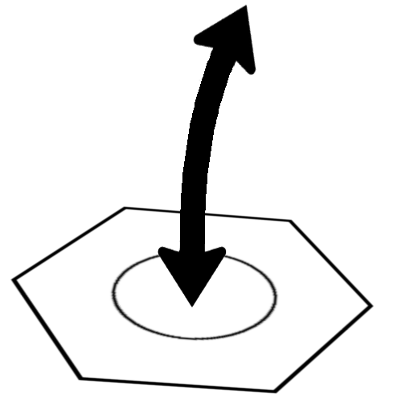
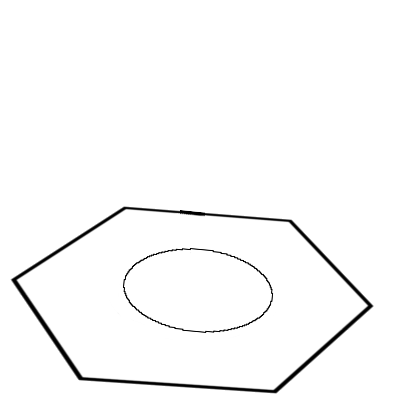
Comparing the layer stacks of the two 400px x 400px images. Changes:
added layer "circle" above "hexagon" over [123, 248, 274, 333]
added layer "hexagon" above "light circle" over [10, 206, 374, 394]
renamed "Arrière-plan" to "light circle", painted on it over [10, 4, 374, 394]
